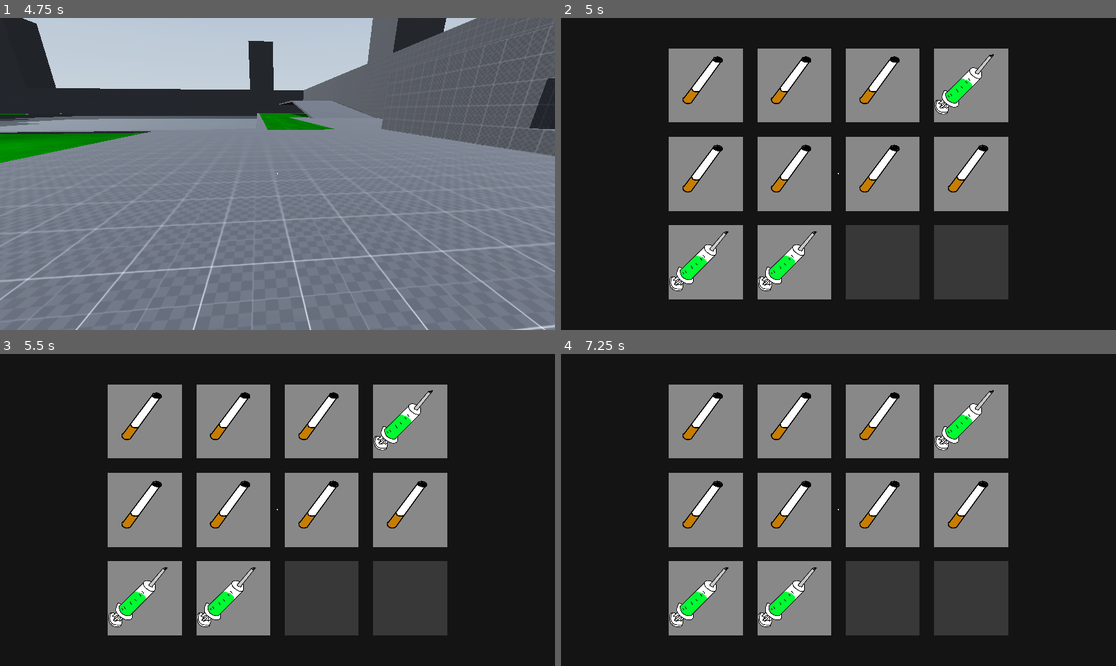
Above: before the commit, frames 1-4 (two rows, left to right).
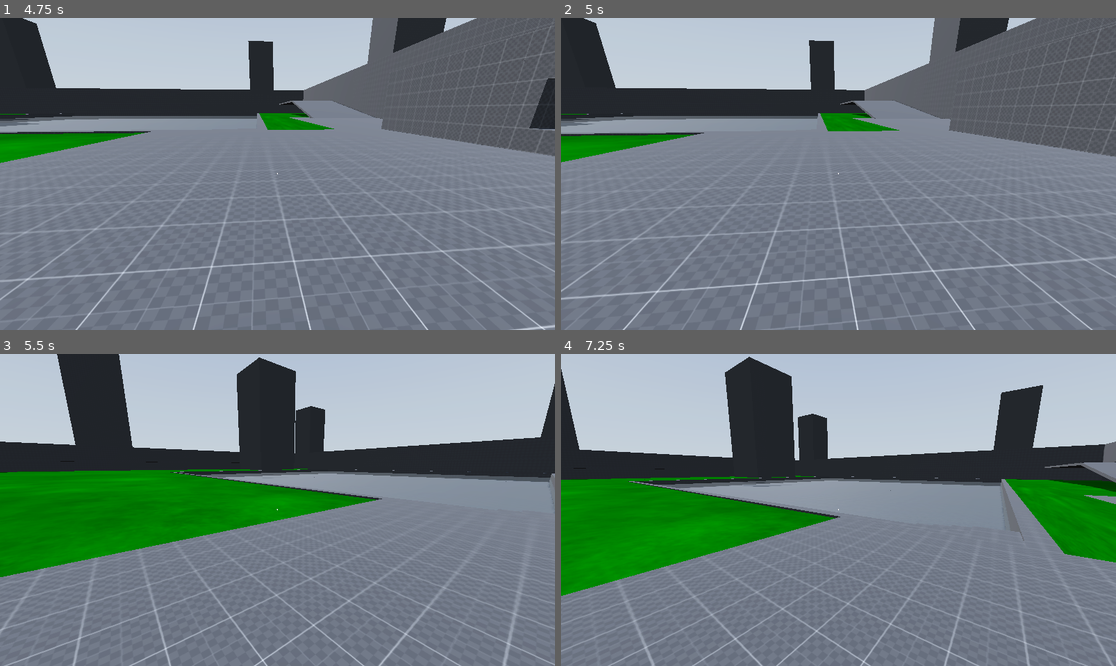
Above: after the commit, the same moments.

Repository: Nazsgull/FPS_Godot
Game: Godot game, scene res://scenes/UI/main_menu.tscn
The game is run twice, just before and just after one commit, with the same random seed, the same clock (stepped at 60 frames per second) and the same inputs. A sky picture missing from this copy of the repository is replaced by a grey-blue gradient.
Inputs (mouse positions are in pixels of both pictures, inside the frame that each line leads up to):
- Up to frame 1 (4.75 s): click "Play" at 0.5 s; tap Enter (ui_accept) at 1.25, 1.52, 2.27, 3.77, 4.52 s; move the mouse to (305, 174) at 1.27 s; hold Ctrl (crouch) 1.28-2.03 s; hold W (forward) from 1.28 s (still down); move the mouse to (249, 174) at 2.02 s; tap E (interact) at 2.1 s; move the mouse to (288, 167) at 2.77 s; click (288, 167) at 2.85 s; move the mouse to (271, 180) at 3.52 s; tap Shift (sprint) at 3.6 s; move the mouse to (316, 177) at 4.27 s; tap Mouse wheel down (tool_next) at 4.35 s
- Up to frame 2 (5 s): keep holding W (forward); tap I (Inventory, bound only before the commit) at 4.9 s
- Up to frame 3 (5.5 s): keep holding W (forward); move the mouse to (233, 506) at 5.02 s; tap Mouse wheel up (tool_prev) at 5.1 s; tap Enter (ui_accept) at 5.27 s
- Up to frame 4 (7.25 s): move the mouse to (844, 510) at 5.77 s; hold Ctrl (crouch) 5.78-6.53 s; move the mouse to (816, 503) at 6.52 s; release W (forward) at 6.53 s; hold D (right) from 6.53 s (still down); tap E (interact) at 6.6 s; tap Enter (ui_accept) at 6.77 s

Frame 1 is identical in both runs. In frame 2, 83% of the frame differs, in the area x 0-100%, y 0-100%; in frame 3, 83%; in frame 4, 83%.

Commit message:
Revert "Merge pull request #1 from Nazsgull/pascu"
This reverts commit 547aa9bf8bad5eee2b68c76f24bd2b533ee26a8e, reversing
changes made to d60edde819fcf19571aa77aa4e015615f2533fd8.

Diff:
--- a/objects/inventory/default.tres
+++ /dev/null
@@ -1,9 +0,0 @@
-[gd_resource type="Resource" script_class="InvItem" load_steps=3 format=3 uid="uid://doypxbctx7ymi"]
-
-[ext_resource type="Script" path="res://scripts/inventory/inventory_item.gd" id="1_7ysf1"]
-[ext_resource type="Texture2D" uid="uid://dgw8ig8v5l8go" path="res://assets/textures/UI/Items/DefaulttObject.png" id="2_krck7"]
-
-[resource]
-script = ExtResource("1_7ysf1")
-name = "fag"
-texture = ExtResource("2_krck7")
--- a/objects/inventory/main_inventory.tres
+++ /dev/null
@@ -1,18 +0,0 @@
-[gd_resource type="Resource" script_class="Inventory" load_steps=7 format=3 uid="uid://bv2ja5isdrw0s"]
-
-[ext_resource type="Resource" uid="uid://doypxbctx7ymi" path="res://objects/inventory/default.tres" id="1_1dbau"]
-[ext_resource type="Script" path="res://scripts/inventory/inventory.gd" id="2_1y52m"]
-[ext_resource type="Resource" uid="uid://cafxmpqibdpql" path="res://objects/inventory/stims.tres" id="2_b8hou"]
-[ext_resource type="Script" path="res://scripts/inventory/inventory_item.gd" id="2_l7rno"]
-
-[sub_resource type="Resource" id="Resource_6gx87"]
-script = ExtResource("2_l7rno")
-name = ""
-
-[sub_resource type="Resource" id="Resource_gulsi"]
-script = ExtResource("2_l7rno")
-name = ""
-
-[resource]
-script = ExtResource("2_1y52m")
-items = Array[ExtResource("2_l7rno")]([ExtResource("1_1dbau"), ExtResource("1_1dbau"), ExtResource("1_1dbau"), ExtResource("2_b8hou"), ExtResource("1_1dbau"), ExtResource("1_1dbau"), ExtResource("1_1dbau"), ExtResource("1_1dbau"), ExtResource("2_b8hou"), ExtResource("2_b8hou"), SubResource("Resource_6gx87"), SubResource("Resource_gulsi")])
--- a/objects/inventory/stims.tres
+++ /dev/null
@@ -1,9 +0,0 @@
-[gd_resource type="Resource" script_class="InvItem" load_steps=3 format=3 uid="uid://cafxmpqibdpql"]
-
-[ext_resource type="Script" path="res://scripts/inventory/inventory_item.gd" id="1_cyqde"]
-[ext_resource type="Texture2D" uid="uid://dnyp3n4m6gpon" path="res://assets/textures/UI/Items/stims.png" id="2_wmlgy"]
-
-[resource]
-script = ExtResource("1_cyqde")
-name = "Stims"
-texture = ExtResource("2_wmlgy")
--- a/project.godot
+++ b/project.godot
@@ -84,11 +84,6 @@
 "events": [Object(InputEventMouseButton,"resource_local_to_scene":false,"resource_name":"","device":-1,"window_id":0,"a …(253 unchanged characters)…
 ]
 }
-Inventory={
-"deadzone": 0.5,
-"events": [Object(InputEventKey,"resource_local_to_scene":false,"resource_name":"","device":-1,"window_id":0,"alt_pressed":false,"shift_pressed":false,"ctrl_pressed":false,"meta_pressed":false,"pressed":false,"keycode":0,"physical_keycode":73,"key_label":0,"unicode":105,"echo":false,"script":null)
-]
-}
 
 [layer_names]
 
--- a/scenes/UI/Inventory/inventory_grid_menu.tscn
+++ /dev/null
@@ -1,75 +0,0 @@
-[gd_scene load_steps=3 format=3 uid="uid://dysy8vo5eoybp"]
-
-[ext_resource type="Script" path="res://scripts/inventory/inventory_grid_menu.gd" id="1_3rfp4"]
-[ext_resource type="PackedScene" uid="uid://brknanr3kadw4" path="res://scenes/UI/Inventory/inventory_slot.tscn" id="2_d2cgj"]
-
-[node name="InventoryGridMenu" type="Control"]
-layout_mode = 3
-anchors_preset = 15
-anchor_right = 1.0
-anchor_bottom = 1.0
-grow_horizontal = 2
-grow_vertical = 2
-script = ExtResource("1_3rfp4")
-
-[node name="ColorRect" type="ColorRect" parent="."]
-layout_mode = 1
-anchors_preset = 15
-anchor_right = 1.0
-anchor_bottom = 1.0
-grow_horizontal = 2
-grow_vertical = 2
-color = Color(0.0784314, 0.0784314, 0.0784314, 1)
-
-[node name="GridContainer" type="GridContainer" parent="ColorRect"]
-layout_mode = 1
-anchors_preset = -1
-anchor_left = 0.5
-anchor_top = 0.5
-anchor_right = 0.5
-anchor_bottom = 0.5
-offset_left = -587.0
-offset_top = -404.0
-offset_right = 587.0
-offset_bottom = 404.0
-grow_horizontal = 2
-grow_vertical = 2
-theme_override_constants/h_separation = 50
-theme_override_constants/v_separation = 50
-columns = 4
-
-[node name="inventory_slot" parent="ColorRect/GridContainer" instance=ExtResource("2_d2cgj")]
-layout_mode = 2
-
-[node name="inventory_slot2" parent="ColorRect/GridContainer" instance=ExtResource("2_d2cgj")]
-layout_mode = 2
-
-[node name="inventory_slot3" parent="ColorRect/GridContainer" instance=ExtResource("2_d2cgj")]
-layout_mode = 2
-
-[node name="inventory_slot4" parent="ColorRect/GridContainer" instance=ExtResource("2_d2cgj")]
-layout_mode = 2
-
-[node name="inventory_slot5" parent="ColorRect/GridContainer" instance=ExtResource("2_d2cgj")]
-layout_mode = 2
-
-[node name="inventory_slot6" parent="ColorRect/GridContainer" instance=ExtResource("2_d2cgj")]
-layout_mode = 2
-
-[node name="inventory_slot7" parent="ColorRect/GridContainer" instance=ExtResource("2_d2cgj")]
-layout_mode = 2
-
-[node name="inventory_slot8" parent="ColorRect/GridContainer" instance=ExtResource("2_d2cgj")]
-layout_mode = 2
-
-[node name="inventory_slot9" parent="ColorRect/GridContainer" instance=ExtResource("2_d2cgj")]
-layout_mode = 2
-
-[node name="inventory_slot10" parent="ColorRect/GridContainer" instance=ExtResource("2_d2cgj")]
-layout_mode = 2
-
-[node name="inventory_slot11" parent="ColorRect/GridContainer" instance=ExtResource("2_d2cgj")]
-layout_mode = 2
-
-[node name="inventory_slot12" parent="ColorRect/GridContainer" instance=ExtResource("2_d2cgj")]
-layout_mode = 2
--- a/scenes/UI/Inventory/inventory_slot.tscn
+++ /dev/null
@@ -1,19 +0,0 @@
-[gd_scene load_steps=2 format=3 uid="uid://brknanr3kadw4"]
-
-[ext_resource type="Script" path="res://scripts/inventory/inventory_slot.gd" id="1_ppi0a"]
-
-[node name="inventory_slot" type="Panel"]
-custom_minimum_size = Vector2(256, 256)
-offset_right = 256.0
-offset_bottom = 256.0
-script = ExtResource("1_ppi0a")
-
-[node name="ColorRect" type="ColorRect" parent="."]
-layout_mode = 0
-offset_right = 256.0
-offset_bottom = 256.0
-color = Color(0.219608, 0.219608, 0.219608, 1)
-
-[node name="item_display" type="Sprite2D" parent="."]
-scale = Vector2(0.5, 0.5)
-centered = false
--- a/scenes/UI/tab_menu.tscn
+++ /dev/null
@@ -1,29 +0,0 @@
-[gd_scene load_steps=2 format=3 uid="uid://rr1f57af4yy5"]
-
-[sub_resource type="Theme" id="Theme_qxvtj"]
-
-[node name="TabMenu" type="Control"]
-layout_mode = 3
-anchors_preset = 15
-anchor_right = 1.0
-anchor_bottom = 1.0
-grow_horizontal = 2
-grow_vertical = 2
-
-[node name="TabContainer" type="TabContainer" parent="."]
-layout_mode = 1
-anchors_preset = 15
-anchor_right = 1.0
-anchor_bottom = 1.0
-grow_horizontal = 2
-grow_vertical = 2
-theme = SubResource("Theme_qxvtj")
-theme_override_constants/side_margin = 100
-theme_override_constants/outline_size = 1
-
-[node name="TabBar" type="TabBar" parent="TabContainer"]
-layout_mode = 2
-
-[node name="TabBar2" type="TabBar" parent="TabContainer"]
-visible = false
-layout_mode = 2
--- a/scenes/maps/test_area.tscn
+++ b/scenes/maps/test_area.tscn
@@ -1,11 +1,10 @@
-[gd_scene load_steps=15 format=3 uid="uid://dudb1j58spiqs"]
+[gd_scene load_steps=14 format=3 uid="uid://dudb1j58spiqs"]
 
 [ext_resource type="Texture2D" uid="uid://c8w2y027d6koa" path="res://assets/textures/dev/grids/Dark/texture_07.png" id="1_q3qxj"]
 [ext_resource type="Texture2D" uid="uid://ds37b38vli6wg" path="res://assets/hdris/kloofendal_48d_partly_cloudy_puresky_2k.hdr" id="2_l8equ"]
 [ext_resource type="Material" uid="uid://q1u11i5wp76w" path="res://assets/materials/green_grass.tres" id="2_vbclm"]
 [ext_resource type="PackedScene" uid="uid://hob0odd0bhgw" path="res://scenes/objects/player.tscn" id="3_pioef"]
 [ext_resource type="PackedScene" uid="uid://cwfdbw7eignm8" path="res://scenes/objects/button.tscn" id="4_h7fie"]
-[ext_resource type="Resource" uid="uid://bv2ja5isdrw0s" path="res://objects/inventory/main_inventory.tres" id="5_1dcbn"]
 [ext_resource type="PackedScene" uid="uid://ckhyt1k8o2iur" path="res://scenes/objects/door_fancy.tscn" id="5_iecga"]
 [ext_resource type="PackedScene" uid="uid://hxgssy3ps78p" path="res://scenes/objects/door_simple.tscn" id="6_i47mx"]
 [ext_resource type="PackedScene" uid="uid://cw4ice8i238jm" path="res://scenes/objects/Testing/test_pickup.tscn" id="7_1345l"]
@@ -1040,7 +1039,6 @@
 
 [node name="player" parent="." instance=ExtResource("3_pioef")]
 transform = Transform3D(1, 0, 0, 0, 1, 0, 0, 0, 1, 40.54, -0.005, 18.49)
-inv = ExtResource("5_1dcbn")
 
 [node name="BT_Test" parent="." instance=ExtResource("4_h7fie")]
 transform = Transform3D(0.25, 0, 0, 0, 0.176777, -0.176777, 0, 0.176777, 0.176777, 42, 1.16374, 14.639)
--- a/scenes/objects/player.tscn
+++ b/scenes/objects/player.tscn
@@ -1,11 +1,10 @@
-[gd_scene load_steps=11 format=3 uid="uid://hob0odd0bhgw"]
+[gd_scene load_steps=10 format=3 uid="uid://hob0odd0bhgw"]
 
 [ext_resource type="Script" path="res://scripts/player.gd" id="1_7udej"]
 [ext_resource type="PackedScene" uid="uid://7svxl77nwyna" path="res://scenes/parts/interaction_ray.tscn" id="2_evmkn"]
 [ext_resource type="PackedScene" uid="uid://b7plflu7xr7dp" path="res://scenes/UI/pause_menu.tscn" id="3_5nonw"]
 [ext_resource type="Texture2D" uid="uid://do64ecvqhjot" path="res://assets/textures/UI/puntero.png" id="3_e6h1u"]
 [ext_resource type="PackedScene" uid="uid://bxo86lh5sr6kc" path="res://scenes/parts/equippables_bar.tscn" id="4_gah6f"]
-[ext_resource type="PackedScene" uid="uid://dysy8vo5eoybp" path="res://scenes/UI/Inventory/inventory_grid_menu.tscn" id="5_q2cgs"]
 
 [sub_resource type="CapsuleShape3D" id="CapsuleShape3D_pikys"]
 
@@ -46,8 +45,6 @@
 visible = false
 
 [node name="equippables_bar" parent="head/Camera3D" instance=ExtResource("4_gah6f")]
-
-[node name="InventoryGridMenu" parent="head/Camera3D" instance=ExtResource("5_q2cgs")]
 
 [node name="uncrouching_raycast" type="RayCast3D" parent="."]
 target_position = Vector3(0, 2, 0)
--- a/scripts/inventory/inventory.gd
+++ /dev/null
@@ -1,5 +0,0 @@
-extends Resource
-
-class_name Inventory
-
-@export var items: Array[InvItem]
--- a/scripts/inventory/inventory_grid_menu.gd
+++ /dev/null
@@ -1,30 +0,0 @@
-extends Control
-
-@onready var inv: Inventory = preload("res://objects/inventory/main_inventory.tres")
-@onready var slots: Array = $ColorRect/GridContainer.get_children()
-
-
-var is_open = false
-
-func _ready():
-	update_slots()
-	close()
-
-func update_slots():
-	for i in range(min(inv.items.size(), slots.size())):
-		slots[i].update(inv.items[i])
-
-func _process(delta):
-	if Input.is_action_just_pressed("Inventory"):
-		if is_open:
-			close()
-		else:
-			open()
-
-func open():
-	visible = true
-	is_open = true
-
-func close():
-	visible = false
-	is_open = false
--- a/scripts/inventory/inventory_item.gd
+++ /dev/null
@@ -1,6 +0,0 @@
-extends Resource
-
-class_name InvItem
-
-@export var name: String = ""
-@export var texture: Texture2D
--- a/scripts/inventory/inventory_slot.gd
+++ /dev/null
@@ -1,10 +0,0 @@
-extends Panel
-
-@onready var item_visual: Sprite2D = $item_display
-
-func update(item: InvItem):
-	if !item:
-		item_visual.visible = false
-	else:
-		item_visual.visible	= true
-		item_visual.texture = item.texture
--- a/scripts/player.gd
+++ b/scripts/player.gd
@@ -1,9 +1,5 @@
 extends CharacterBody3D
 class_name Player
-
-#Inventory
-@export var inv: Inventory
-
 #Movement & constants
 var current_speed = 5.0
 const JUMP_VELOCITY = 4.5
@@ -17,7 +13,6 @@
 @export var mouse_sens = 0.2
 @export var invert_y_look = -1
 @export var capture_mouse = true
-
 
 #Head turn
 @onready var head = $head
Binary file removed: assets/textures/UI/Items/DefaulttObject.png
Not shown, removed: assets/textures/UI/Items/DefaulttObject.png.import
Binary file removed: assets/textures/UI/Items/stims.png
Not shown, removed: assets/textures/UI/Items/stims.png.import
Not shown, removed: scenes/UI/Inventory/inv2F28.tmp
